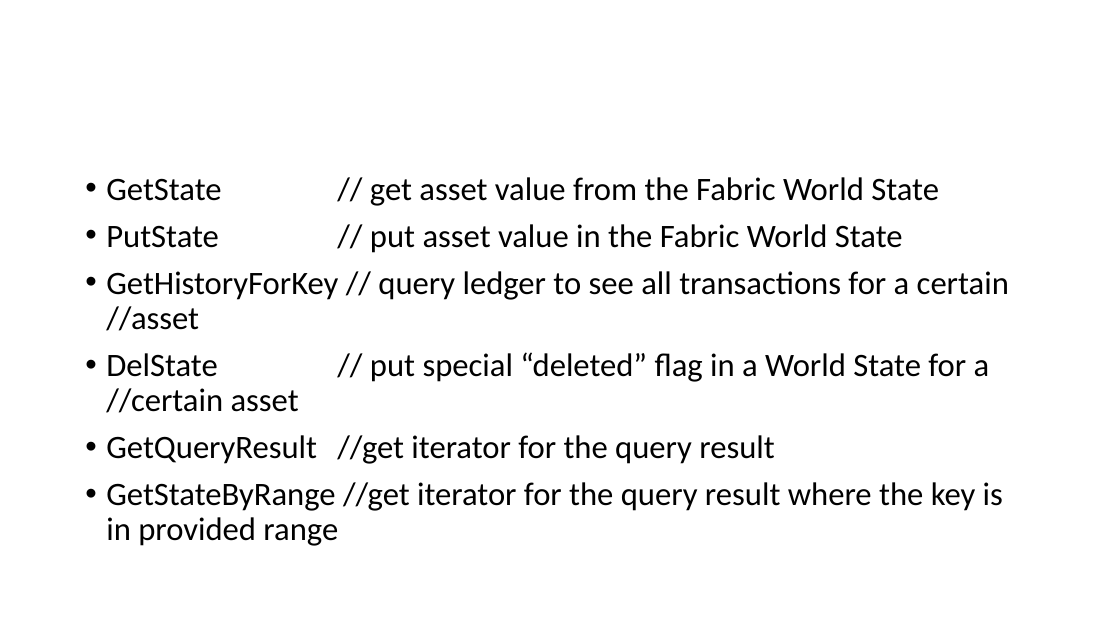
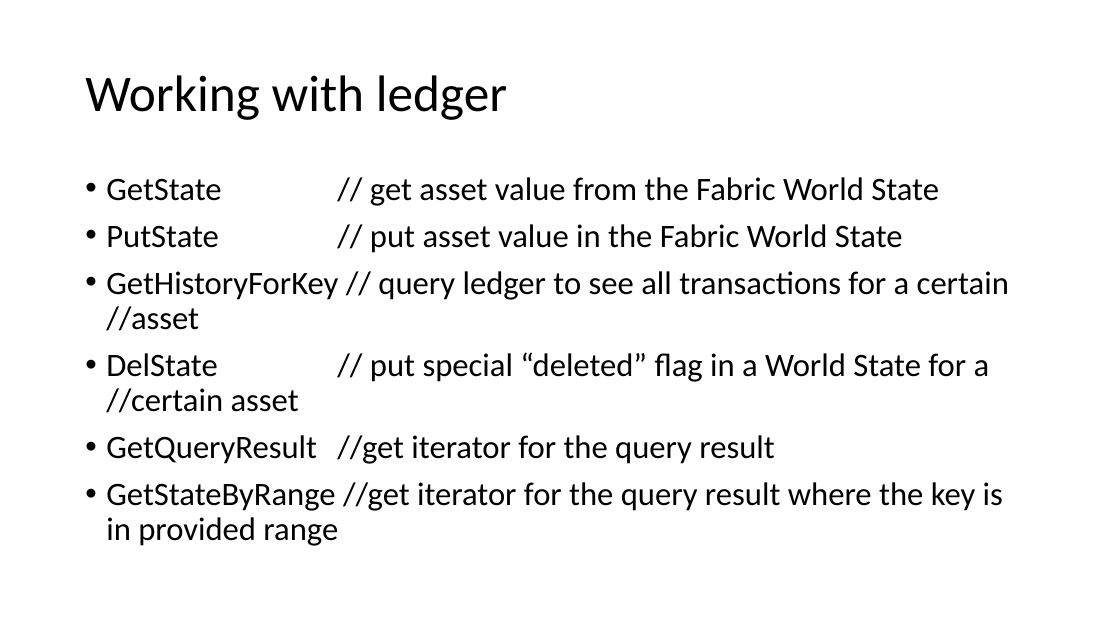
Before and after one commit to aleksamirkovic/blockchainExamples, a slide deck: slide 24 of HyperLedgerFabric.pptx. Drawn at 1120x630 pixels with LibreOffice and Linux fonts; fonts in the diff are those of the drawing. Boxes give left, top, right and bottom in pixels: in the first picture for what was removed or moved away, otherwise in the second. Text is boxed around its words. In the diff, an @@ line names an element or a change of style, - is before the commit and + after.

Commit message:
presentation updates

```diff
--- a/HyperLedgerFabric.pptx
+++ b/HyperLedgerFabric.pptx
@@ title added at (85,75,507,120), 44 pt, text #000000 @@
+Working with ledger
```
Also in this commit, not shown: 1 other slide changed, 3 slides added, 2 slides removed.
